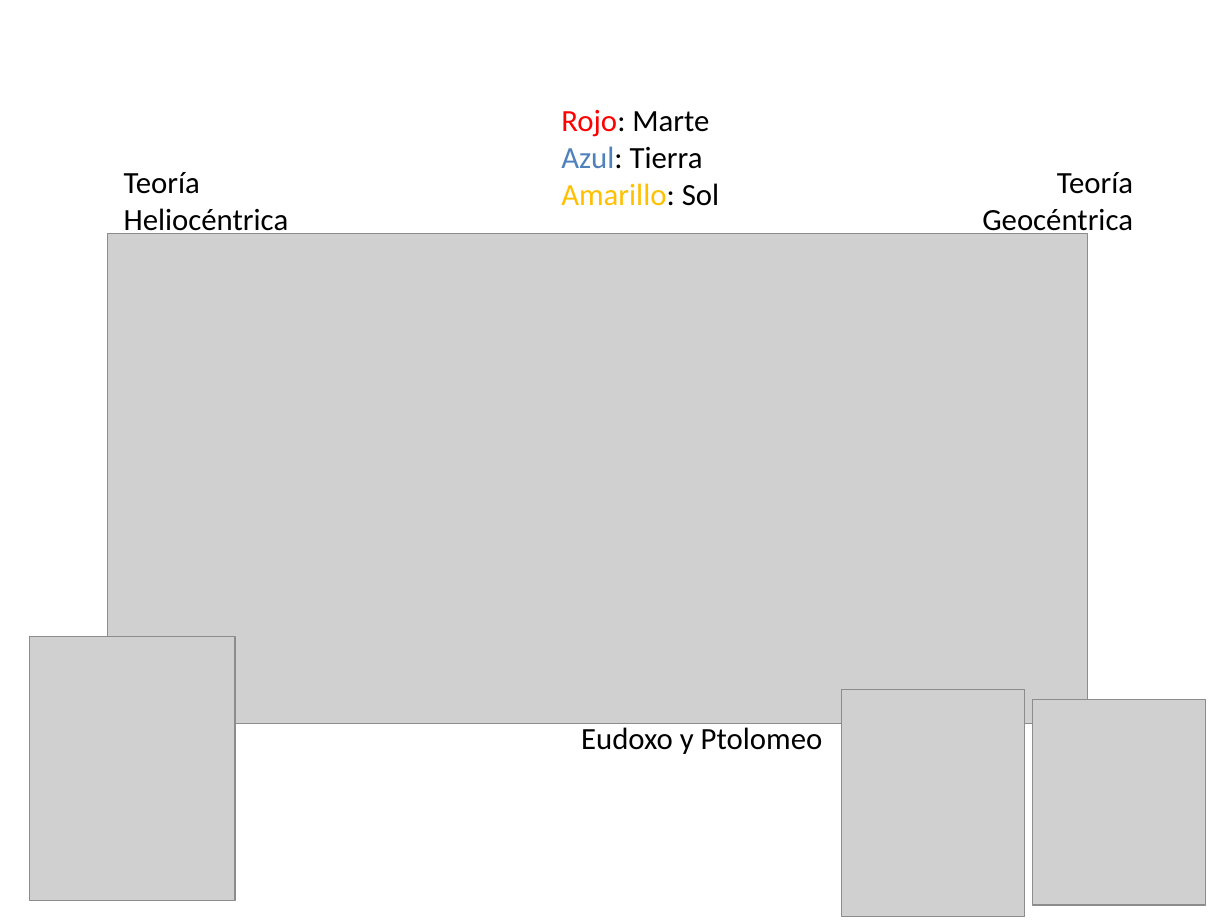
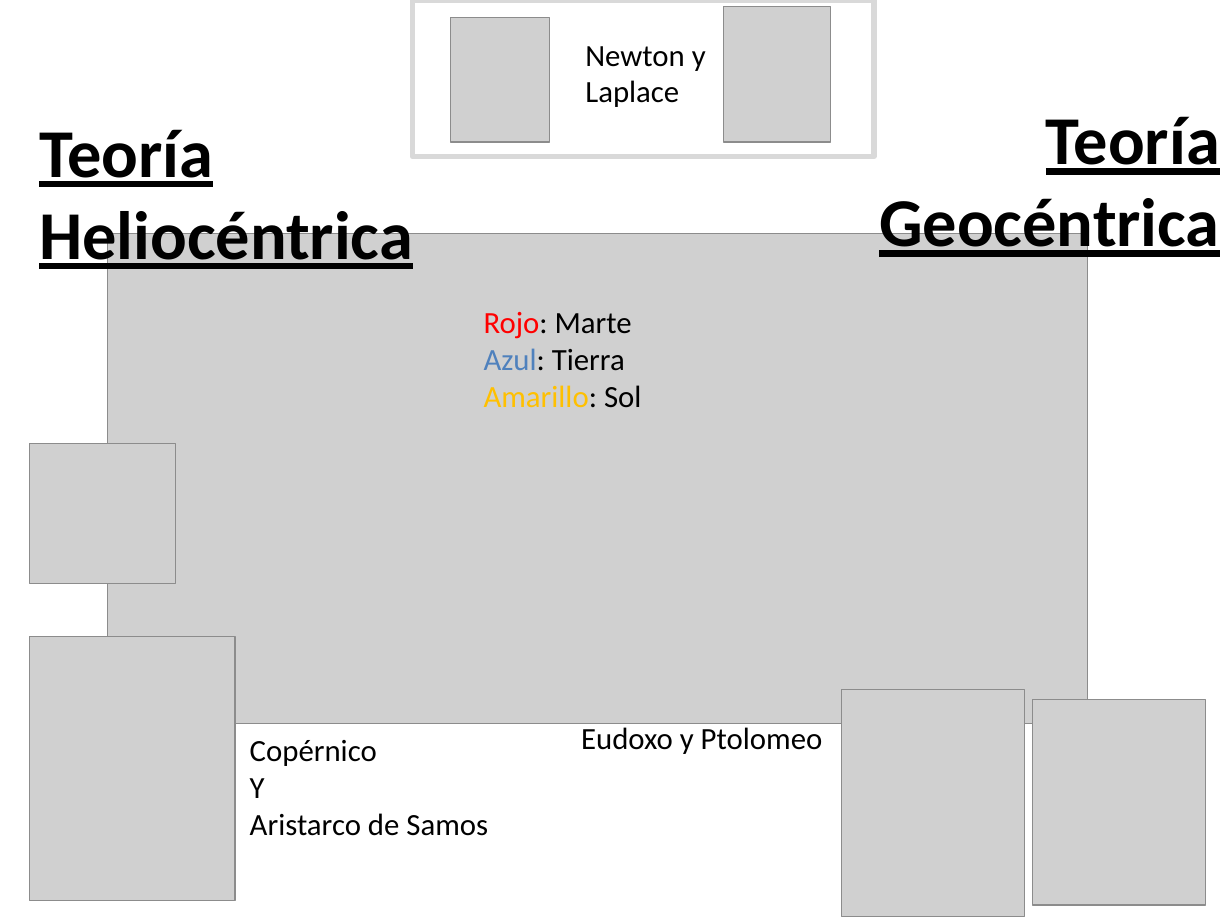
Before and after one commit to zaboltar/zaboltar.github.io, a slide deck: slide 8 of assets uarm/2023 1 UarmPCrit/Kant intro crp prefmc2.pptx (slide 5 before the commit). Drawn at 1232x924 pixels with LibreOffice and Linux fonts; fonts in the diff are those of the drawing; grey boxes stand for pictures. Boxes give left, top, right and bottom in pixels: in the first picture for what was removed or moved away, otherwise in the second. Text is boxed around its words. In the diff, an @@ line names an element or a change of style, - is before the commit and + after.

```diff
--- a/assets uarm/2023 1 UarmPCrit/Kant intro crp prefmc2.pptx
+++ b/assets uarm/2023 1 UarmPCrit/Kant intro crp prefmc2.pptx
@@ rectangle added at [413, 0, 875, 156], outline #D9D9D9 3 pt @@
@@ picture added at [451, 17, 549, 142] @@
@@ picture added at [723, 6, 830, 142] @@
@@ text added at [585, 46, 706, 107], 18 pt, text #000000 @@
+Newton y
+Laplace
@@ text "Teoría Heliocéntrica": place and size @@
-text "Teoría Heliocéntrica" at [124, 172, 289, 238]
+text "Teoría Heliocéntrica" at [39, 129, 412, 275]
@@ text "Teoría Heliocéntrica" at [39, 129, 412, 275]: size 18 to 40 pt, bold on, underline on @@
@@ text "Teoría Geocéntrica" at [879, 116, 1220, 263]: size 18 to 40 pt, bold on, underline on @@
@@ text "Teoría Geocéntrica": place and size @@
-text "Teoría Geocéntrica" at [982, 172, 1133, 238]
+text "Teoría Geocéntrica" at [879, 116, 1220, 263]
@@ text "Rojo: Marte": place and size @@
-text "Rojo: Marte" at [561, 110, 719, 206]
+text "Rojo: Marte" at [484, 312, 641, 408]
@@ picture added at [30, 444, 176, 584] @@
@@ text added at [250, 740, 488, 836], 18 pt, text #000000 @@
+Copérnico
+Y
+Aristarco de Samos
```
Also in this commit, not shown: 4 other slides changed, 4 slides added, 1 slide removed, 2 other files.
